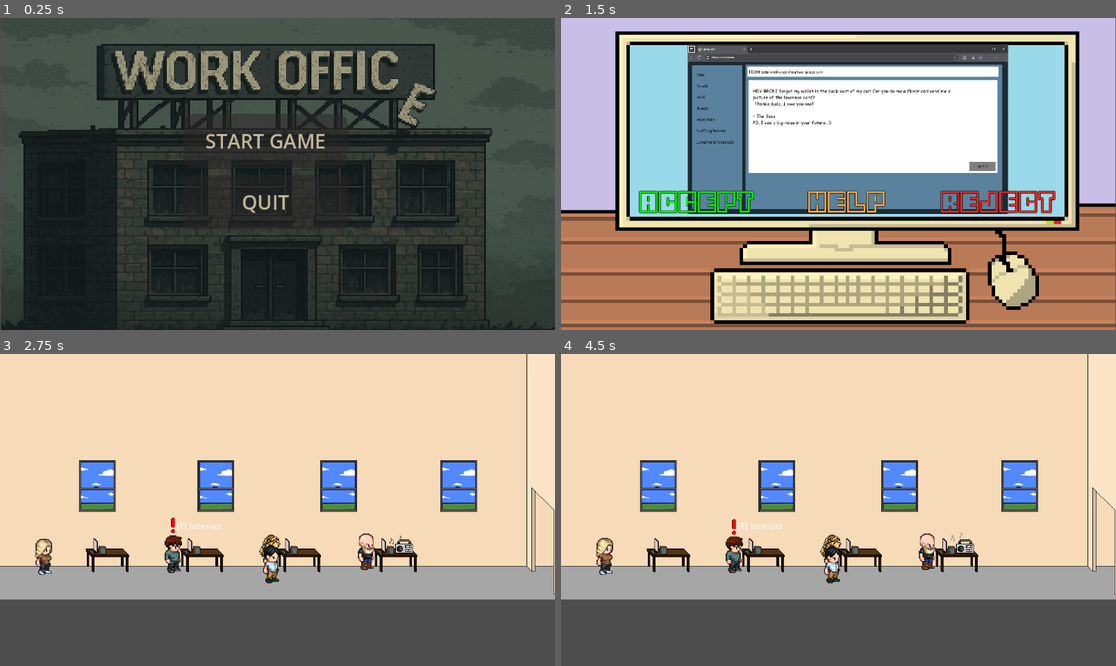
Above: before the commit, frames 1-4 (two rows, left to right).
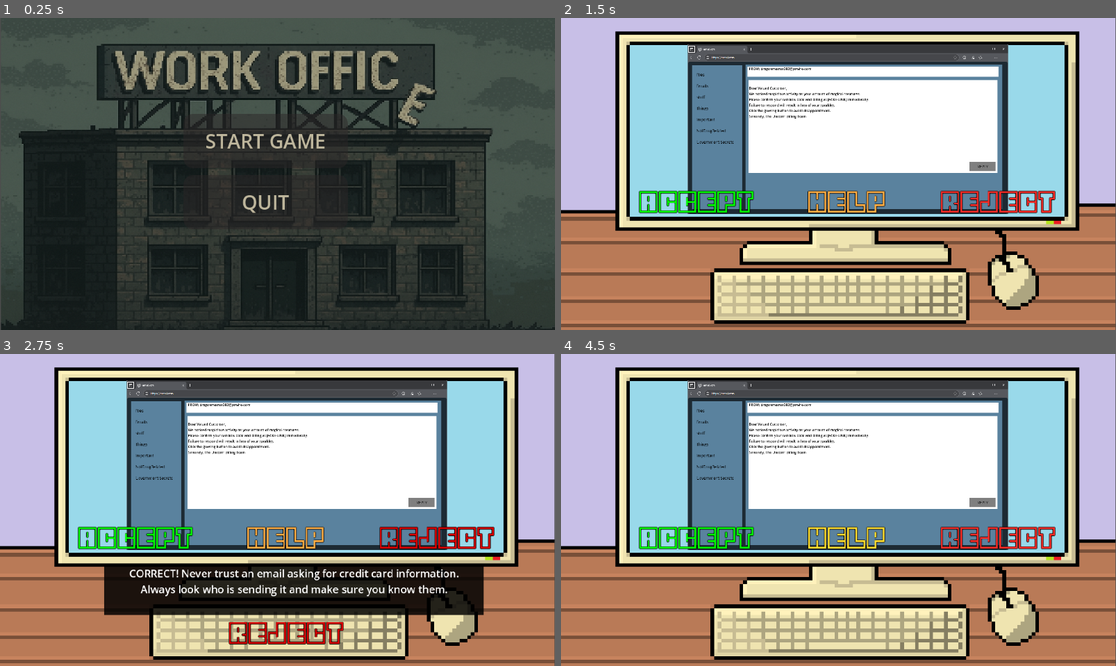
Above: after the commit, the same moments.

Repository: dmm04/Capstone-social-engineering-game-
Game: Godot game, scene res://Godot_Game_Files/main_menu.tscn
Same seed, same stepped clock (60 frames per second), same inputs: the game is played once before the commit and once after it. Sound files missing from this copy of the repository are replaced by a short silence.
Inputs (mouse positions are in pixels of both pictures, inside the frame that each line leads up to):
- Up to frame 1 (0.25 s): no input
- Up to frame 2 (1.5 s): click "START GAME" at 0.5 s; tap Enter (ui_accept) at 1.25 s; move the mouse to (960, 158) at 1.27 s; hold Right (ui_right) from 1.28 s (still down); tap E (interact) at 1.35 s; click (960, 158) at 1.42 s
- Up to frame 3 (2.75 s): tap Enter (ui_accept) at 1.52 s; release Right (ui_right) at 2 s; click (438, 538) at 2 s
- Up to frame 4 (4.5 s): click (844, 538) at 2.75 s, where only the run after the commit has a clickable "CORRECT! Never trust an email…"; click (694, 538) at 3.52 s; click (844, 538) at 4.25 s, where only the run after the commit has a clickable "WRONG! Never trust an email a…"

The runs differ from the first frame. In frame 2, 1.1% of the frame differs, in the area x 33-71%, y 15-35%; in frame 3, 96%; in frame 4, 96%, in the area x 0-100%, y 0-100%.

Commit message:
updated my puzzle to make it random email text and sender

Diff:
--- a/capstone/Godot_Game_Files/Assets/Buttons/!alert.gd
+++ b/capstone/Godot_Game_Files/Assets/Buttons/!alert.gd
@@ -8,6 +8,8 @@
 func _ready():
 	# Start the popup animation
 	sprite.play("float")
+	$AlertLabel.visible = false
+
 
 # Must include delta parameter to match parent signature
 func _process(delta: float) -> void:
--- a/capstone/Godot_Game_Files/Assets/Buttons/!alert.tscn
+++ b/capstone/Godot_Game_Files/Assets/Buttons/!alert.tscn
@@ -113,7 +113,7 @@
 [node name="AnimatedSprite2D" type="AnimatedSprite2D" parent="."]
 sprite_frames = SubResource("SpriteFrames_fjcxa")
 animation = &"float"
-frame_progress = 0.19433227
+frame_progress = 0.194332
 script = SubResource("GDScript_tj4ug")
 
 [node name="CollisionShape2D" type="CollisionShape2D" parent="."]
--- /dev/null
+++ b/capstone/Godot_Game_Files/Assets/Characters/animated_sprite_2d.gd
@@ -0,0 +1,6 @@
+extends AnimatedSprite2D
+
+@onready var anim_sprite: AnimatedSprite2D = $AnimatedSprite2D
+
+func _ready() -> void:
+	anim_sprite.play("Idle")
--- a/capstone/Godot_Game_Files/Assets/Characters/npc_2.tscn
+++ b/capstone/Godot_Game_Files/Assets/Characters/npc_2.tscn
@@ -28,6 +28,7 @@
 [node name="Player" type="Node2D"]
 
 [node name="CharacterBody2D" type="CharacterBody2D" parent="."]
+collision_layer = 0
 script = ExtResource("1_nee3v")
 
 [node name="AnimatedSprite2D" type="AnimatedSprite2D" parent="CharacterBody2D"]
--- a/capstone/Godot_Game_Files/Assets/Music_Sounds/Radio.tscn
+++ b/capstone/Godot_Game_Files/Assets/Music_Sounds/Radio.tscn
@@ -9,7 +9,7 @@
 
 # --- Nodes ---
 @onready var player_audio = $RadioPlayer
-@onready var label = $Label
+@onready var label = $InteractionZone/Label
 @onready var area = $InteractionZone
 
 # --- Music tracks ---
@@ -121,7 +121,7 @@
 volume_db = -2.862
 autoplay = true
 max_distance = 666.0
-attenuation = 2.928171
+attenuation = 2.92817
 
 [node name="InteractionZone" type="Area2D" parent="."]
 
@@ -150,4 +150,4 @@
 z_index = 1
 position = Vector2(-12, -9)
 sprite_frames = SubResource("SpriteFrames_6itx7")
-frame_progress = 0.2455255
+frame_progress = 0.245525
--- /dev/null
+++ b/capstone/Godot_Game_Files/Assets/phising_email.gd
@@ -0,0 +1,74 @@
+extends Node2D
+
+
+var messages = [
+		"""
+Dear Valued Customer,
+We noticed suspicious activity on your account of magical creatures.
+Please confirm your rainbow code and billing at [FAKE-LINK] immediately.
+Failure to respond will result in loss of your sparkles.
+Click the glowing button to avoid disappointment.
+Sincerely, The Unicorn Billing Team
+""",
+		"""
+Dear Valued Customer,
+We noticed suspicious activity on your account of magical creatures.
+Please confirm your rainbow code and billing at [FAKE-LINK] immediately.
+Failure to respond will result in loss of your sparkles.
+Click the glowing button to avoid disappointment.
+Sincerely, The Unicorn Billing Team
+""",
+		"""
+Hi Team,
+Payroll encountered a tiny gremlin causing deposits to move to a different planet.
+To re-route your pay, reply with your bank routing number and "magical code."
+We promise this is secure (definitely).
+Thanks for your cooperation, Payroll Ops
+""",
+		"""
+Dear User,
+We tried to send you a message but your mailbox is full of confetti.
+Click [FAKE-LINK] to clear the confetti and verify your account now.
+If you do nothing, a mysterious raccoon will take your username.
+Cheers, Account Preservation Squad
+""",
+		"""
+Hey,
+It's me, your coworker (maybe). I'm stranded on the moon and need $200.
+Please Venmo to @moon-rescue or reply with card details.
+I'll pay you back with lunar selfies.
+Thanks!!
+"""
+	]
+
+var emails = ["""hotdogwarrior@hotdot.com""","""hr@workofice.com""","""dragonmaster302@yawho.com""","""gregk@worckoffice.com""","""Ilostmyhat@hatlover.com"""]
+
+# Cache node references (change names if your scene uses different ones)
+
+
+func _ready() -> void:
+	randomize()  # seed RNG
+	_show_random_email()
+
+func _show_random_email() -> void:
+	$PhisingEmail/message.text = messages.pick_random()
+	$PhisingEmail/email.text = "FROM: " + emails.pick_random()
+
+
+func _on_accept_pressed() -> void:
+	$Button_manager/Help/Label.text = "WRONG! Never trust an email asking for credit card information.
+	Always look who is sending it and make sure you know them."
+	$Button_manager/Help/Label.visible = !$Button_manager/Help/Label.visible
+	$Button_manager/Continue.visible = !$Button_manager/Continue.visible
+func _on_continue_pressed() -> void:
+	get_tree().change_scene_to_file("res://Godot_Game_Files/game.tscn")
+
+func _on_reject_pressed() -> void:
+	$Button_manager/Help/Label.text = "CORRECT! Never trust an email asking for credit card information.
+	Always look who is sending it and make sure you know them."
+	$Button_manager/Help/Label.visible = !$Button_manager/Help/Label.visible
+	$Button_manager/Continue.visible = !$Button_manager/Continue.visible
+
+
+func _on_help_pressed() -> void:
+	$Button_manager/Help/Label.visible = !$Button_manager/Help/Label.visible
--- a/capstone/Godot_Game_Files/Puzzles/emails/phising emails/phising_email.gd
+++ /dev/null
@@ -1,13 +0,0 @@
-extends Node2D
-
-
-func _on_accept_pressed() -> void:
-	get_tree().change_scene_to_file("res://Godot_Game_Files/game.tscn")
-
-
-func _on_reject_pressed() -> void:
-	get_tree().change_scene_to_file("res://Godot_Game_Files/game.tscn")
-
-
-func _on_help_pressed() -> void:
-	$Button_manager/Help/Label.visible = !$Button_manager/Help/Label.visible
--- a/capstone/Godot_Game_Files/Puzzles/emails/phising emails/phising_email.tscn
+++ b/capstone/Godot_Game_Files/Puzzles/emails/phising emails/phising_email.tscn
@@ -1,6 +1,6 @@
 [gd_scene load_steps=11 format=3 uid="uid://dk2cmsxd8bsft"]
 
-[ext_resource type="Script" uid="uid://bh0wbj1exe3f1" path="res://Godot_Game_Files/Puzzles/emails/phising emails/phising_email.gd" id="1_nv4bd"]
+[ext_resource type="Script" uid="uid://bh0wbj1exe3f1" path="res://Godot_Game_Files/Assets/phising_email.gd" id="1_nv4bd"]
 [ext_resource type="Texture2D" uid="uid://dewofhjfipxkm" path="res://Godot_Game_Files/Assets/Environment/pc.png" id="2_25ifg"]
 [ext_resource type="Texture2D" uid="uid://b5h0ag10cmp16" path="res://Godot_Game_Files/Puzzles/emails/phising email.png" id="3_afpqk"]
 [ext_resource type="Texture2D" uid="uid://caiomggrkdb7i" path="res://Godot_Game_Files/Puzzles/emails/ACCEPT.png" id="3_al83v"]
@@ -15,14 +15,32 @@
 script = ExtResource("1_nv4bd")
 
 [node name="Pc" type="Sprite2D" parent="."]
-position = Vector2(494.15222, 256.7033)
-scale = Vector2(8.0637865, 7.5934067)
+position = Vector2(494.152, 256.703)
+scale = Vector2(8.06379, 7.59341)
 texture = ExtResource("2_25ifg")
 
 [node name="PhisingEmail" type="Sprite2D" parent="."]
-position = Vector2(514.6334, 162.25)
-scale = Vector2(0.4671512, 0.4752538)
+position = Vector2(514.633, 162.25)
+scale = Vector2(0.467151, 0.475254)
 texture = ExtResource("3_afpqk")
+
+[node name="message" type="Label" parent="PhisingEmail"]
+z_index = 1
+offset_left = -465.873
+offset_top = -227.773
+offset_right = 79.1271
+offset_bottom = -24.7729
+theme_override_colors/font_color = Color(0, 0, 0, 1)
+text = "test"
+
+[node name="email" type="Label" parent="PhisingEmail"]
+z_index = 1
+offset_left = -465.873
+offset_top = -293.001
+offset_right = 705.127
+offset_bottom = -269.001
+theme_override_colors/font_color = Color(0, 0, 0, 1)
+text = "test"
 
 [node name="Button_manager" type="Control" parent="."]
 layout_mode = 3
@@ -42,8 +60,8 @@
 [node name="Reject" type="TextureButton" parent="Button_manager"]
 layout_mode = 1
 anchors_preset = -1
-anchor_right = 0.81600004
-anchor_bottom = 0.32700002
+anchor_right = 0.816
+anchor_bottom = 0.327
 offset_left = 715.0
 offset_top = 294.0
 offset_right = 945.36
@@ -86,9 +104,18 @@
 [node name="Square" type="Sprite2D" parent="Button_manager/Help/Label"]
 modulate = Color(0, 0, 0, 0.851)
 z_index = -1
-position = Vector2(407.30515, 51.600994)
-scale = Vector2(1.3897179, 0.37067333)
+position = Vector2(407.305, 51.601)
+scale = Vector2(1.38972, 0.370673)
 texture = ExtResource("10_amkrs")
+
+[node name="Continue" type="TextureButton" parent="Button_manager"]
+visible = false
+layout_mode = 0
+offset_left = 382.0
+offset_top = 504.0
+offset_right = 645.0
+offset_bottom = 561.0
+texture_normal = ExtResource("5_afpqk")
 
 [node name="Camera2D" type="Camera2D" parent="."]
 position = Vector2(495, 261)
@@ -97,3 +124,4 @@
 [connection signal="pressed" from="Button_manager/Accept" to="." method="_on_accept_pressed"]
 [connection signal="pressed" from="Button_manager/Reject" to="." method="_on_reject_pressed"]
 [connection signal="pressed" from="Button_manager/Help" to="." method="_on_help_pressed"]
+[connection signal="pressed" from="Button_manager/Continue" to="." method="_on_continue_pressed"]
--- a/capstone/Godot_Game_Files/game.tscn
+++ b/capstone/Godot_Game_Files/game.tscn
@@ -65,8 +65,8 @@
 [node name="Radio" parent="." instance=ExtResource("5_60j76")]
 position = Vector2(405, 396)
 
-[node name="Area2D" parent="." instance=ExtResource("9_woipg")]
-position = Vector2(109, 372)
+[node name="Alert" parent="." instance=ExtResource("9_woipg")]
+position = Vector2(110, 372)
 
-[connection signal="body_entered" from="Area2D" to="Area2D" method="_on_body_entered"]
-[connection signal="body_exited" from="Area2D" to="Area2D" method="_on_body_exited"]
+[connection signal="body_entered" from="Alert" to="Alert" method="_on_body_entered"]
+[connection signal="body_exited" from="Alert" to="Alert" method="_on_body_exited"]
--- a/capstone/Godot_Game_Files/main_menu.tscn
+++ b/capstone/Godot_Game_Files/main_menu.tscn
@@ -7,24 +7,24 @@
 [sub_resource type="StyleBoxTexture" id="StyleBoxTexture_uxn2v"]
 texture = ExtResource("2_ce8vo")
 
-[sub_resource type="StyleBoxFlat" id="StyleBoxFlat_1tc16"]
-bg_color = Color(0.16862746, 0.14901961, 0.15294118, 0.49411765)
-border_color = Color(0.8989943, 0.7636582, 0.7537989, 1)
+[sub_resource type="StyleBoxFlat" id="StyleBoxFlat_gt3ty"]
+bg_color = Color(0.129172, 0.138185, 0.147197, 0.780392)
+
+[sub_resource type="StyleBoxFlat" id="StyleBoxFlat_113m4"]
+bg_color = Color(0.132101, 0.142917, 0.145081, 0.603922)
 corner_radius_top_left = 20
 corner_radius_top_right = 20
 corner_radius_bottom_right = 20
 corner_radius_bottom_left = 20
+shadow_color = Color(0, 0, 0, 0.811765)
 
-[sub_resource type="StyleBoxFlat" id="StyleBoxFlat_113m4"]
-bg_color = Color(0.13210109, 0.14291736, 0.1450805, 0.6039216)
+[sub_resource type="StyleBoxFlat" id="StyleBoxFlat_1tc16"]
+bg_color = Color(0.168627, 0.14902, 0.152941, 0.494118)
+border_color = Color(0.898994, 0.763658, 0.753799, 1)
 corner_radius_top_left = 20
 corner_radius_top_right = 20
 corner_radius_bottom_right = 20
 corner_radius_bottom_left = 20
-shadow_color = Color(0, 0, 0, 0.8117647)
-
-[sub_resource type="StyleBoxFlat" id="StyleBoxFlat_gt3ty"]
-bg_color = Color(0.12917209, 0.13818502, 0.14719719, 0.78039217)
 
 [sub_resource type="SpriteFrames" id="SpriteFrames_1tc16"]
 
@@ -73,38 +73,38 @@
 [node name="Button" type="Button" parent="VBoxContainer"]
 layout_mode = 2
 size_flags_vertical = 3
-theme_override_colors/font_color = Color(0.7500109, 0.7161464, 0.6133999, 1)
-theme_override_colors/font_pressed_color = Color(0.5384924, 0.35505563, 0.25455356, 1)
-theme_override_colors/font_hover_color = Color(0.2938055, 0.2950022, 0.15418956, 1)
+theme_override_colors/font_hover_color = Color(0.293806, 0.295002, 0.15419, 1)
+theme_override_colors/font_color = Color(0.750011, 0.716146, 0.6134, 1)
+theme_override_colors/font_pressed_color = Color(0.538492, 0.355056, 0.254554, 1)
 theme_override_font_sizes/font_size = 41
+theme_override_styles/hover = SubResource("StyleBoxFlat_gt3ty")
+theme_override_styles/pressed = SubResource("StyleBoxFlat_113m4")
 theme_override_styles/normal = SubResource("StyleBoxFlat_1tc16")
-theme_override_styles/pressed = SubResource("StyleBoxFlat_113m4")
-theme_override_styles/hover = SubResource("StyleBoxFlat_gt3ty")
 text = "START GAME"
 
 [node name="Button2" type="Button" parent="VBoxContainer"]
 visible = false
 layout_mode = 2
 size_flags_vertical = 3
-theme_override_colors/font_color = Color(0.7500109, 0.7161464, 0.6133999, 1)
-theme_override_colors/font_pressed_color = Color(0.5384924, 0.35505563, 0.25455356, 1)
-theme_override_colors/font_hover_color = Color(0.2938055, 0.2950022, 0.15418956, 1)
+theme_override_colors/font_hover_color = Color(0.293806, 0.295002, 0.15419, 1)
+theme_override_colors/font_color = Color(0.750011, 0.716146, 0.6134, 1)
+theme_override_colors/font_pressed_color = Color(0.538492, 0.355056, 0.254554, 1)
 theme_override_font_sizes/font_size = 41
+theme_override_styles/hover = SubResource("StyleBoxFlat_gt3ty")
+theme_override_styles/pressed = SubResource("StyleBoxFlat_113m4")
 theme_override_styles/normal = SubResource("StyleBoxFlat_1tc16")
-theme_override_styles/pressed = SubResource("StyleBoxFlat_113m4")
-theme_override_styles/hover = SubResource("StyleBoxFlat_gt3ty")
 text = "OPTIONS"
 
 [node name="Button3" type="Button" parent="VBoxContainer"]
 layout_mode = 2
 size_flags_vertical = 3
-theme_override_colors/font_color = Color(0.7500109, 0.7161464, 0.6133999, 1)
-theme_override_colors/font_pressed_color = Color(0.5384924, 0.35505563, 0.25455356, 1)
-theme_override_colors/font_hover_color = Color(0.2938055, 0.2950022, 0.15418956, 1)
+theme_override_colors/font_hover_color = Color(0.293806, 0.295002, 0.15419, 1)
+theme_override_colors/font_color = Color(0.750011, 0.716146, 0.6134, 1)
+theme_override_colors/font_pressed_color = Color(0.538492, 0.355056, 0.254554, 1)
 theme_override_font_sizes/font_size = 41
+theme_override_styles/hover = SubResource("StyleBoxFlat_gt3ty")
+theme_override_styles/pressed = SubResource("StyleBoxFlat_113m4")
 theme_override_styles/normal = SubResource("StyleBoxFlat_1tc16")
-theme_override_styles/pressed = SubResource("StyleBoxFlat_113m4")
-theme_override_styles/hover = SubResource("StyleBoxFlat_gt3ty")
 text = "QUIT"
 
 [node name="MainMenu" type="AudioStreamPlayer2D" parent="."]
--- /dev/null
+++ b/capstone/canvas_layer.gd
@@ -0,0 +1,2 @@
+extends CanvasLayer
+get_tree().current_scene.get_node("UI").add_child(puzzle_scene)
--- a/capstone/project.godot
+++ b/capstone/project.godot
@@ -12,7 +12,7 @@
 
 config/name="Capstone"
 run/main_scene="uid://blkrg8y6e0san"
-config/features=PackedStringArray("4.5", "GL Compatibility")
+config/features=PackedStringArray("4.4", "GL Compatibility")
 config/icon="res://icon.svg"
 
 [audio]
Not shown, changed: capstone/Godot_Game_Files/Assets/Buttons/AlertIcon.png.import
Not shown, changed: capstone/Godot_Game_Files/Assets/Buttons/accept button.png.import
Not shown, changed: capstone/Godot_Game_Files/Assets/Buttons/reject button.png.import
Not shown, changed: capstone/Godot_Game_Files/Assets/Characters/Worker-Emily.png.import
Not shown, changed: capstone/Godot_Game_Files/Assets/Characters/accept button.png.import
Not shown, added: capstone/Godot_Game_Files/Assets/Characters/animated_sprite_2d.gd.uid
Not shown, changed: capstone/Godot_Game_Files/Assets/Characters/boss.png.import
Not shown, changed: capstone/Godot_Game_Files/Assets/Characters/char.png.import
Not shown, changed: capstone/Godot_Game_Files/Assets/Characters/character 1.png.import
Not shown, changed: capstone/Godot_Game_Files/Assets/Characters/character q.png.import
Not shown, changed: capstone/Godot_Game_Files/Assets/Characters/character(dylan).png.import
Not shown, changed: capstone/Godot_Game_Files/Assets/Characters/character2.png.import
(and 25 more such lines)
